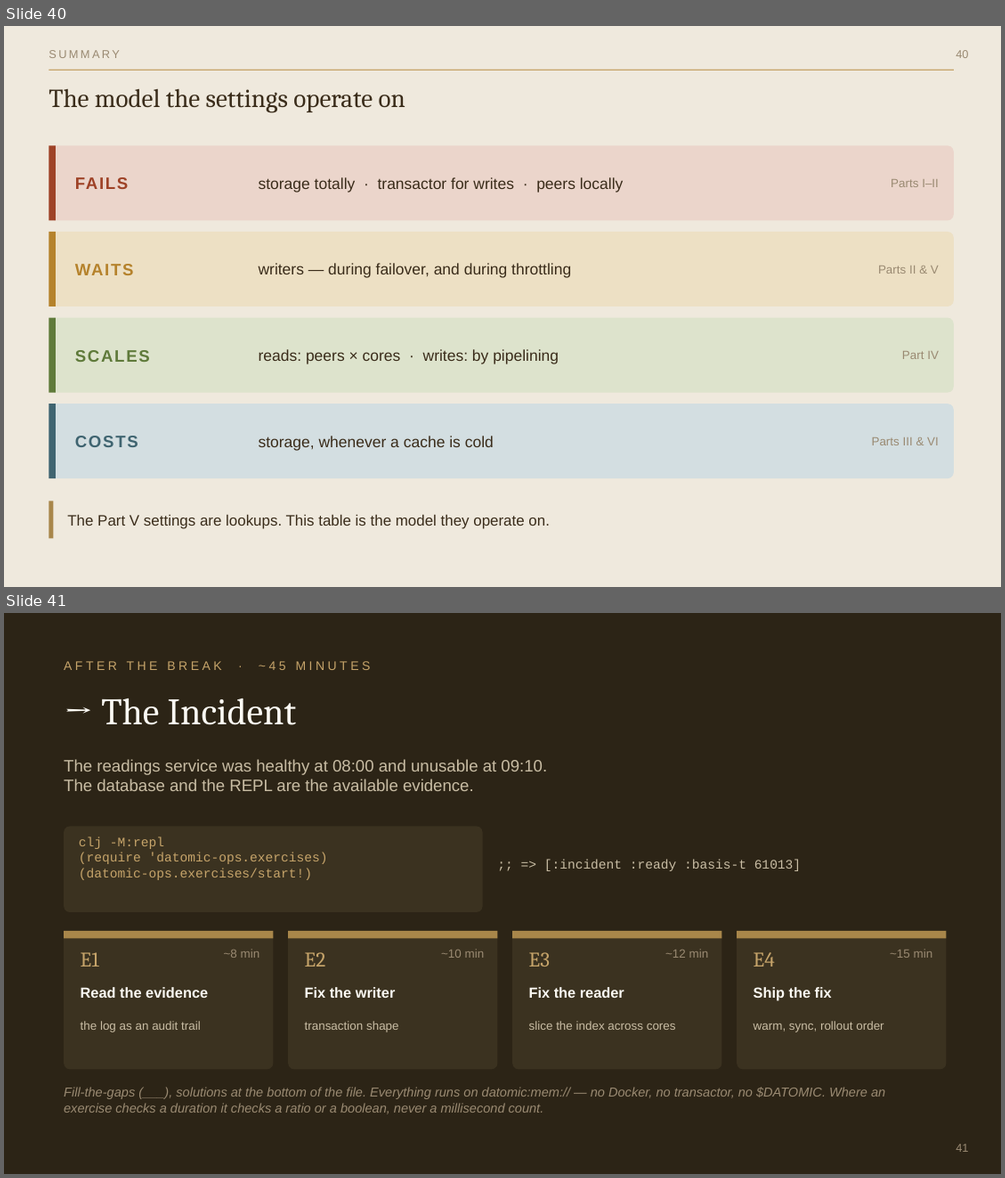
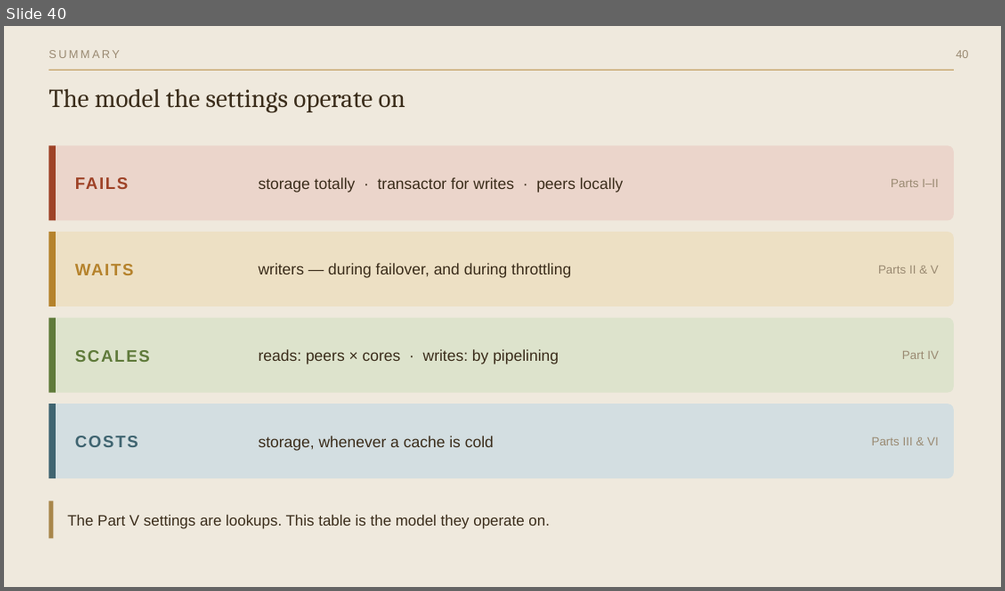
Before and after one commit to 4coders-com-br/datomic-model, a slide deck: datomic-at-scale.pptx. Shown one above the other, each under a label of ours: slides 40 and 41 before the commit, slide 40 after it. The pictures are 1005x1178 and 1005x591 pixels, drawn with LibreOffice and Linux fonts; fonts in the diff are those of the drawing. Boxes give left, top, right and bottom in pixels: in the first picture for what was removed or moved away, otherwise in the second. Text is boxed around its words. In the diff, an @@ line names an element or a change of style, - is before the commit and + after.

```diff
--- a/datomic-at-scale.pptx
+++ b/datomic-at-scale.pptx
@@ slide 41 removed at (4, 613, 1001, 1174), background #FFFFFF @@
@@ rectangle removed at (4, 613, 1001, 1174) @@
@@ text removed at (64, 661, 371, 670) @@
-AFTER THE BREAK · ~45 MINUTES
@@ text removed at (101, 698, 297, 725) @@
-→ The Incident
@@ text removed at (64, 759, 547, 791) @@
-The readings service was healthy at 08:00 and unusable at 09:10.
-The database and the REPL are the available evidence.
@@ rounded rectangle removed at (64, 826, 483, 912) @@
@@ text removed at (79, 836, 328, 880) @@
-clj -M:repl
-(require 'datomic-ops.exercises)
-(datomic-ops.exercises/start!)
@@ text removed at (544, 859, 801, 871) @@
-;; => [:incident :ready :basis-t 61013]
@@ rounded rectangle removed at (64, 931, 273, 1070) @@
@@ rectangle removed at (64, 931, 273, 938) @@
@@ rounded rectangle removed at (288, 931, 498, 1070) @@
@@ rectangle removed at (288, 931, 498, 938) @@
@@ rounded rectangle removed at (512, 931, 722, 1070) @@
@@ rectangle removed at (512, 931, 722, 938) @@
@@ rounded rectangle removed at (736, 931, 947, 1070) @@
@@ rectangle removed at (736, 931, 947, 938) @@
@@ text removed at (81, 952, 99, 966) @@
-E1
@@ text removed at (224, 949, 260, 957) @@
-~8 min
@@ text removed at (305, 952, 326, 966) @@
-E2
@@ text removed at (441, 949, 485, 957) @@
-~10 min
@@ text removed at (529, 952, 550, 966) @@
-E3
@@ text removed at (665, 949, 709, 957) @@
-~12 min
@@ text removed at (753, 952, 775, 966) @@
-E4
@@ text removed at (890, 949, 933, 957) @@
-~15 min
@@ text removed at (81, 987, 208, 997) @@
-Read the evidence
@@ text removed at (305, 987, 396, 997) @@
-Fix the writer
@@ text removed at (529, 987, 624, 997) @@
-Fix the reader
@@ text removed at (753, 987, 832, 1000) @@
-Ship the fix
@@ text removed at (81, 1021, 201, 1032) @@
-the log as an audit trail
@@ text removed at (305, 1021, 399, 1032) @@
-transaction shape
@@ text removed at (529, 1021, 676, 1030) @@
-slice the index across cores
@@ text removed at (753, 1021, 883, 1032) @@
-warm, sync, rollout order
@@ text removed at (64, 1086, 885, 1114) @@
-Fill-the-gaps (___), solutions at the bottom of the file. Everything runs on datomic:mem:// — no Docker, no transactor, no $DATOMIC. Where an exercise checks a duration it checks a ratio or a boolean, never a millisecond count.
@@ text removed at (955, 1143, 968, 1151) @@
-41
```
Also in this commit, not shown: 4 slides changed, 6 other files.
